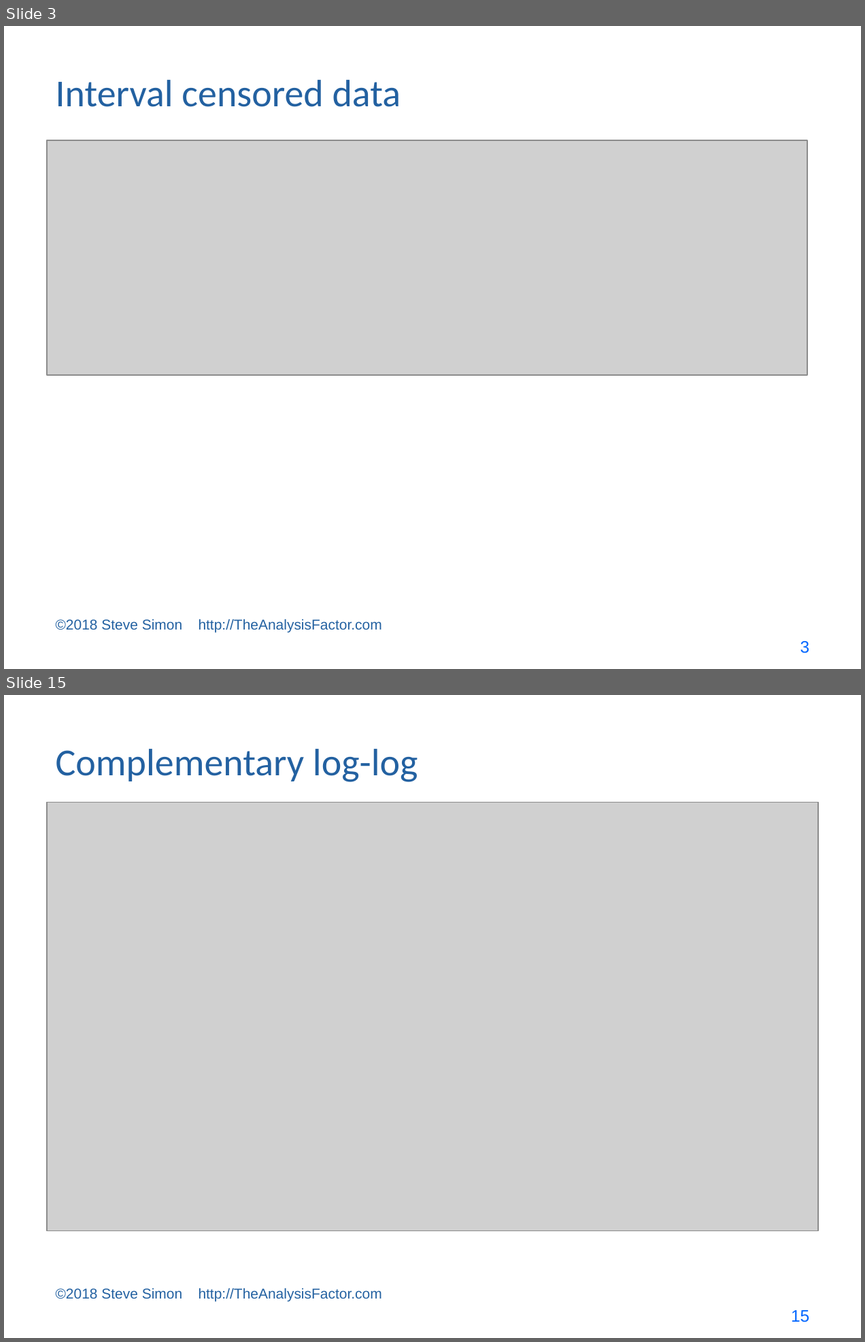
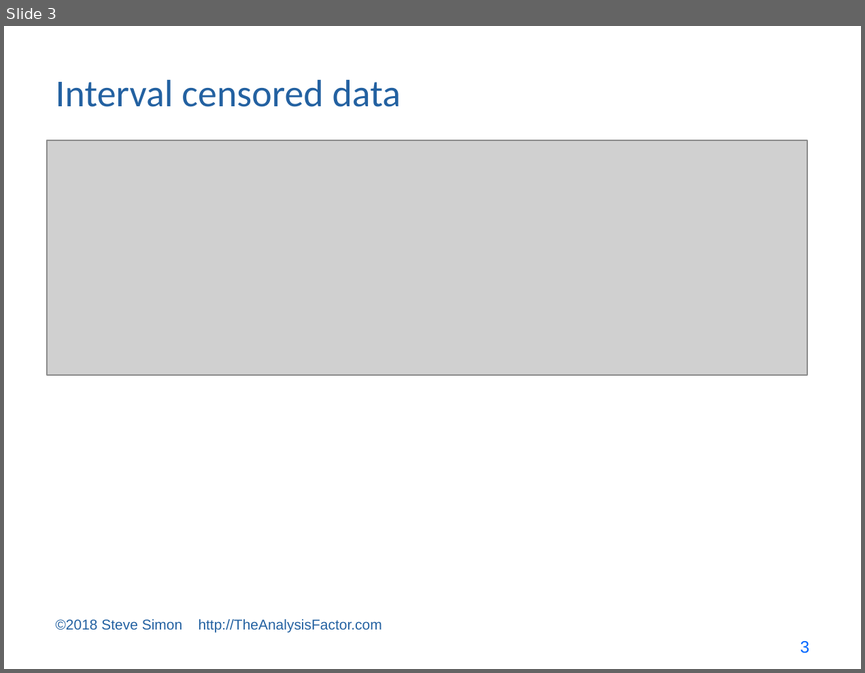
Before and after one commit to pmean/survival-models, a slide deck: bin/survival lecture 7.pptx. Shown one above the other, each under a label of ours: slides 3 and 15 before the commit, slide 3 after it; the slides between them are not shown. The pictures are 865x1342 and 865x673 pixels, drawn with LibreOffice and Linux fonts; fonts in the diff are those of the drawing; grey boxes stand for pictures. Boxes give left, top, right and bottom in pixels: in the first picture for what was removed or moved away, otherwise in the second. Text is boxed around its words. In the diff, an @@ line names an element or a change of style, - is before the commit and + after.

```diff
--- a/bin/survival lecture 7.pptx
+++ b/bin/survival lecture 7.pptx
@@ slide 15 removed at <box>4,695,861,1338</box>, background #FFFFFF @@
@@ title removed at <box>56,749,417,782</box> @@
-Complementary log-log
@@ picture removed at <box>47,802,818,1231</box> @@
@@ text removed at <box>56,1287,382,1302</box> @@
-©2018 Steve Simon http://TheAnalysisFactor.com
@@ page number removed at <box>791,1310,809,1322</box> @@
-15
```
Also in this commit, not shown: 11 slides changed, 2 slides added, 28 other slides removed, 2 other files.
